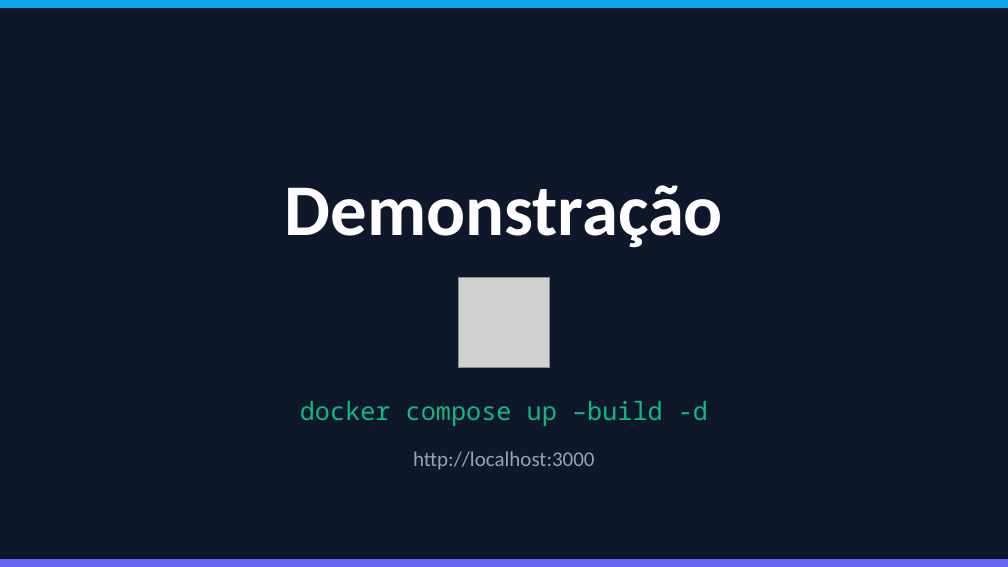
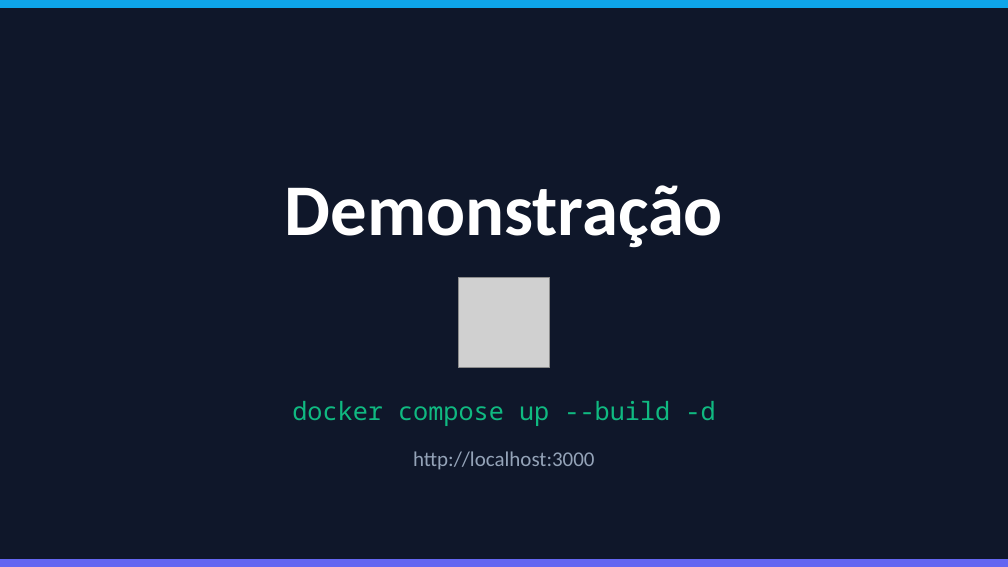
Before and after one commit to Diogoesteves11/LI4, a slide deck: slide 16 of FixNPresent_v2 .pptx. Drawn at 1008x567 pixels with LibreOffice and Linux fonts; fonts in the diff are those of the drawing; grey boxes stand for pictures. Boxes give left, top, right and bottom in pixels: in the first picture for what was removed or moved away, otherwise in the second. Text is boxed around its words. In the diff, an @@ line names an element or a change of style, - is before the commit and + after.

```diff
--- a/FixNPresent_v2 .pptx
+++ b/FixNPresent_v2 .pptx
@@ text at bbox=[292, 401, 715, 426]: text changed @@
-docker compose up –build -d
+docker compose up --build -d
```
Also in this commit, not shown: 1 other slide changed, 1 other file.
